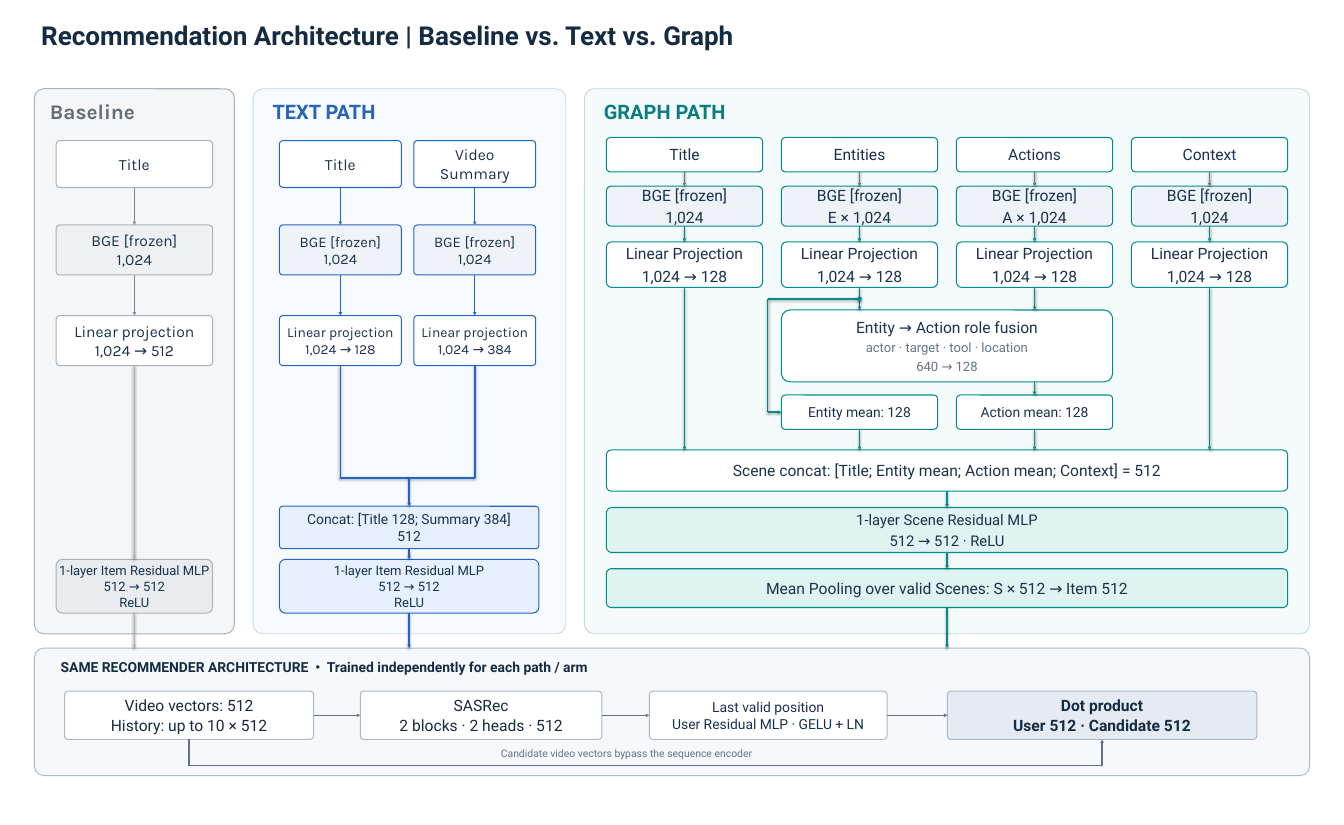
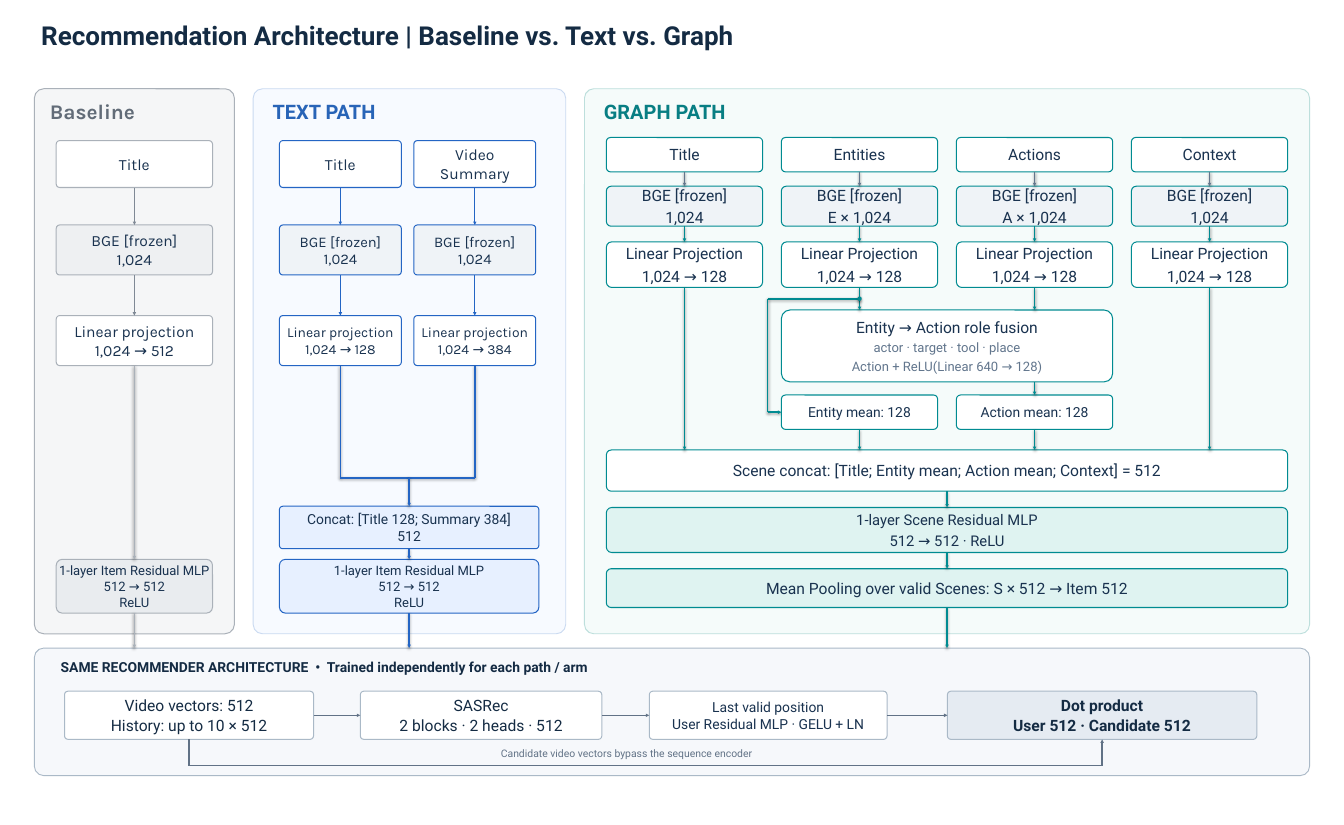
Before and after one commit to obeychoi0120/ViewingContextPipeline, a slide deck: slide 1 of docs/design/recsys_diagram.pptx. Drawn at 1344x825 pixels with LibreOffice and Linux fonts; fonts in the diff are those of the drawing. Boxes give left, top, right and bottom in pixels: in the first picture for what was removed or moved away, otherwise in the second. Text is boxed around its words. In the diff, an @@ line names an element or a change of style, - is before the commit and + after.

```diff
--- a/docs/design/recsys_diagram.pptx
+++ b/docs/design/recsys_diagram.pptx
@@ text at [852, 342, 1042, 374]: text changed @@
-actor · target · tool · location
-640 → 128
+actor · target · tool · place
+Action + ReLU(Linear 640 → 128)
```
Also in this commit, not shown: 11 other files.
